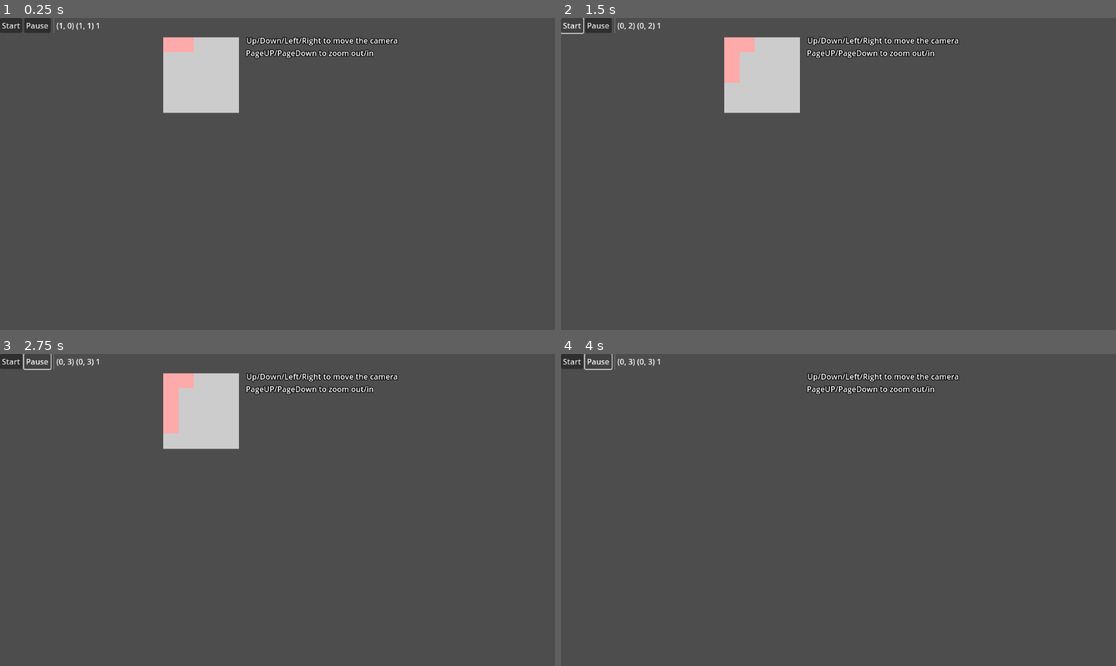
Above: before the commit, frames 1-4 (two rows, left to right).
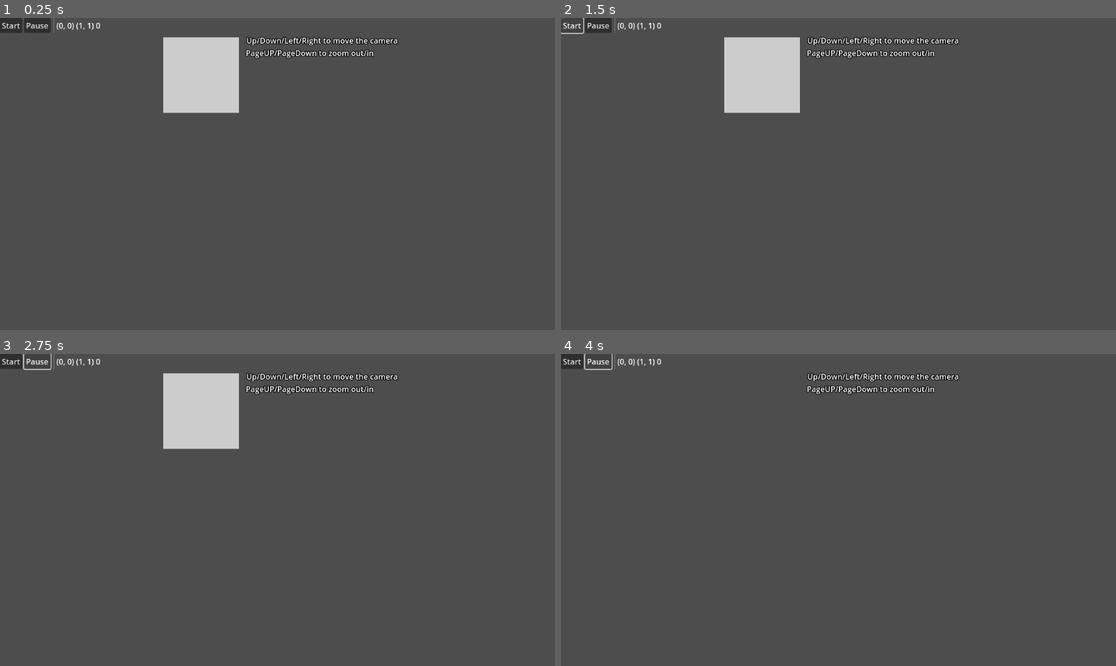
Above: after the commit, the same moments.

Repository: Infini-Creation/MazeLibrary
Game: Godot game, scene res://scenes/interactive_maze.tscn
Two runs of this game, one before a commit and one after it. Both use one fixed random seed, a clock stepped at 60 frames per second and the inputs below. The project has no main scene, so this scene is started directly.
Inputs:
- Up to frame 1 (0.25 s): no input
- Up to frame 2 (1.5 s): click "Start" at 0.5 s; click "Start" at 1.25 s
- Up to frame 3 (2.75 s): click "Pause" at 2 s
- Up to frame 4 (4 s): hold Right (ui_right) 2.78-3.53 s; hold Down (ui_down) from 3.53 s (still down)

The runs differ from the first frame. In frame 1, 0.3% of the frame differs, in the area x 10-35%, y 1-11%; in frame 2, 0.6%; in frame 3, 0.7%, in the area x 12-35%, y 1-26%; in frame 4, less than 0.1%.
Error after the commit: Invalid access to property or key 'seed' on a base object of type 'Nil'. (res://scripts/Maze.gd:69)

Commit message:
Update Maze.gd
-fix scaleBlockMaze shadowed parameter
-add parameter to debug to use printraw in some case for pretty printing
-add mhash function to get hash of a generated maze for easy comparison
-add init function
-use it's own custom random generator object for finer control

Diff:
--- a/scripts/Maze.gd
+++ b/scripts/Maze.gd
@@ -3,11 +3,6 @@
 
 # More information about GrowingTree algorithm used there :
 # https://weblog.jamisbuck.org/2011/1/27/maze-generation-growing-tree-algorithm
-
-# ISSUE: size> 22x22 (25x25 for instance) closed cells appears
-# start at 23x23, just a few cells
-# not happen with base ruby algorithm
-# => to help = do animated rendering, maybe just use visited cells array
 
 const VERSION : int = 10000
 
@@ -26,6 +21,7 @@
 var kittCycle : bool = true # true = increase, false = decrease
 var visited_cells : Array[Vector2i] = []
 
+var randGen : RandomNumberGenerator
 
 var interactiveMazeData : Dictionary = {
 	"started" : false,
@@ -44,27 +40,33 @@
 
 @export var width : int
 @export var height : int
+@export var scale : int = 1
 @export var pickMethod : int
 @export var debugEnabled : bool = false
 var debugNoRandom : bool = false
 
-
-func buildBazeMaze(_width : int, _height : int, _pickmethod : int = PickMethod.Newest, rseed : int = -1, holes : int = -1, hole_radius : int = -1) -> void:
+func init(rseed : int = -1) -> void:
+	var randomSeed : int
+
+	if randGen == null:
+		randGen = RandomNumberGenerator.new()
+
+	if rseed == -1:
+		randomSeed = int(Time.get_unix_time_from_system ())
+	else:
+		randomSeed = rseed
+	randGen.seed = randomSeed
+
+
+func buildBazeMaze(_width : int, _height : int, _pickmethod : int = PickMethod.Newest, holes : int = -1, hole_radius : int = -1) -> void:
 
 	var xr : int = -127
 	var yr : int = -127
 	var holex : int
 	var holey : int
 	var blockTiles : int
-	var randomSeed : int
-
-	if rseed == -1:
-		randomSeed = int(Time.get_unix_time_from_system ())
-	else:
-		randomSeed = rseed
-	seed(randomSeed)
-
-	OS.set_low_processor_usage_mode(true)	#tmp as ref
+
+	seed(randGen.seed)
 
 	if _width > 0 and _height > 0:
 		width = _width
@@ -79,22 +81,23 @@
 
 		if holes > 0 and _width > 3 and _height > 3:
 			for hcount in range (0, holes):
-				holex = randi_range(0, _width - 1)
-				holey = randi_range(0, _height - 1)
+				holex = randGen.randi_range(0, _width - 1)
+				holey = randGen.randi_range(0, _height - 1)
 
 				maze[holex][holey] = 32
-				blockTiles = randi_range(3, min(10, _width, _height))
+				blockTiles = randGen.randi_range(3, min(10, _width, _height))
 				for btidx in range(0, blockTiles):
 					while holex + xr < 0 or holex + xr >= _width:
-						xr = randi_range(-hole_radius, hole_radius)
+						xr = randGen.randi_range(-hole_radius, hole_radius)
 					while holey + yr < 0 or holey + yr >= _height:
-						yr = randi_range(-hole_radius, hole_radius)
+						yr = randGen.randi_range(-hole_radius, hole_radius)
 					maze[holex + xr][holey + yr] = 32
 
 					xr = -127
 					yr = -127
 
 		debug("maze="+str(maze))
+		print("bbm: hash="+str(hash(maze)))
 	else:
 		print("Invalid width and/or height value(s) : w=["+str(width)+"] h=["+str(height)+"]")
 		error = true
@@ -110,7 +113,7 @@
 	var position : Vector2i
 
 	if debugNoRandom == false:
-		origin = Vector2i(randi_range(0, width-1), randi_range(0, height-1))
+		origin = Vector2i(randGen.randi_range(0, width-1), randGen.randi_range(0, height-1))
 	else:
 		origin = Vector2i(1, 1)
 
@@ -169,7 +172,8 @@
 
 	generated = true
 	debug("visisted cells="+str(visited_cells))
-	print("maze="+str(maze))
+	debug("maze="+str(maze))
+	print("m: hash="+str(hash(maze)))
 
 
 func GenerateTWMaze_GrowingTree_interactive(step : bool = false, pmethod : int = PickMethod.Newest) -> bool:
@@ -178,7 +182,7 @@
 	if interactiveMazeData["started"] == false:
 		debug("imaze: init")
 		if debugNoRandom == false:
-			origin = Vector2i(randi_range(0, width-1), randi_range(0, height-1))
+			origin = Vector2i(randGen.randi_range(0, width-1), randGen.randi_range(0, height-1))
 		else:
 			origin = Vector2i(1, 1)
 
@@ -260,7 +264,7 @@
 		PickMethod.Oldest:
 			index = 0
 		PickMethod.Random:
-			index = randi_range(0, maxIdx - 1)
+			index = randGen.randi_range(0, maxIdx - 1)
 		PickMethod.Cyclic:
 			cyclePick = (cyclePick + 1) % maxIdx
 			index = cyclePick
@@ -346,6 +350,9 @@
 		mazeLine = ""
 
 
+func mhash() -> int:
+	return hash(maze)
+
  # could use bitmap class instead
 # ~block maze class on its own with blocksize as param
 # "binary" simple maze could be made with bitmap class
@@ -387,6 +394,13 @@
 
 			blockMaze[2 * widx + 2][2 * hidx + 2] = 1
 
+			# could be on demand
+			#if Vector2i(widx, hidx) == firstCell:
+				#blockMaze[2 * widx + 1][2 * hidx + 1] = 2
+			#elif Vector2i(widx, hidx) == lastCell:
+				#blockMaze[2 * widx + 1][2 * hidx + 1] = 3
+
+
 	print("BlockMaze=")
 	var mazeLine : String = ""
 	for x in range(0, 2 * width + 1):
@@ -400,7 +414,7 @@
 	return blockMaze
 
 
-func scaleBlockMaze(blockMaze : Array, scale : int = 1) -> Array:
+func scaleBlockMaze(blockMaze : Array, _scale : int = 1) -> Array:
 	var scaledMaze : Array = []
 
 	if maze == null or blockMaze == null or blockMaze.size() <= 1 or blockMaze[0].size() <= 1:
@@ -408,31 +422,34 @@
 	else:
 		scaledMaze = []
 		#Byte[,] biggerMaze = new Byte[blockmaze.GetLength(0) * Scale, blockmaze.GetLength(1) * Scale];
-		scaledMaze.resize(blockMaze.size() * scale)
+		scaledMaze.resize(blockMaze.size() * _scale)
 		for idx in range (0, scaledMaze.size()):
 			scaledMaze[idx] = []
-			scaledMaze[idx].resize(blockMaze[0].size() * scale)
+			scaledMaze[idx].resize(blockMaze[0].size() * _scale)
 
 		for x in range (0, blockMaze.size()):
 			for y in range (0, blockMaze[0].size()):
-				for sx in range(0, scale):
-					for sy in range(0, scale):
-						scaledMaze[x * scale + sx][y * scale + sy] = blockMaze[x][y]
-
-
-	print("Scaled Maze=")
+				for sx in range(0, _scale):
+					for sy in range(0, _scale):
+						scaledMaze[x * _scale + sx][y * _scale + sy] = blockMaze[x][y]
+
+
+	debug("Scaled Maze=")
 	var mazeLine : String = ""
 	for x in range(0, scaledMaze.size()):
-		printraw("BM["+str(x)+"]=")
+		debug("BM["+str(x)+"]=", false)
 		for y in range(0, scaledMaze[x].size()):
 			mazeLine += " "+str(scaledMaze[x][y])
 
-		print(mazeLine)
+		debug(mazeLine)
 		mazeLine = ""
 
 	return scaledMaze
 
 
-func debug(msg : String = "") -> void:
+func debug(msg : String = "", newline : bool = true) -> void:
 	if debugEnabled == true:
-		print(msg)
+		if newline == true:
+			print(msg)
+		else:
+			printraw(msg)
